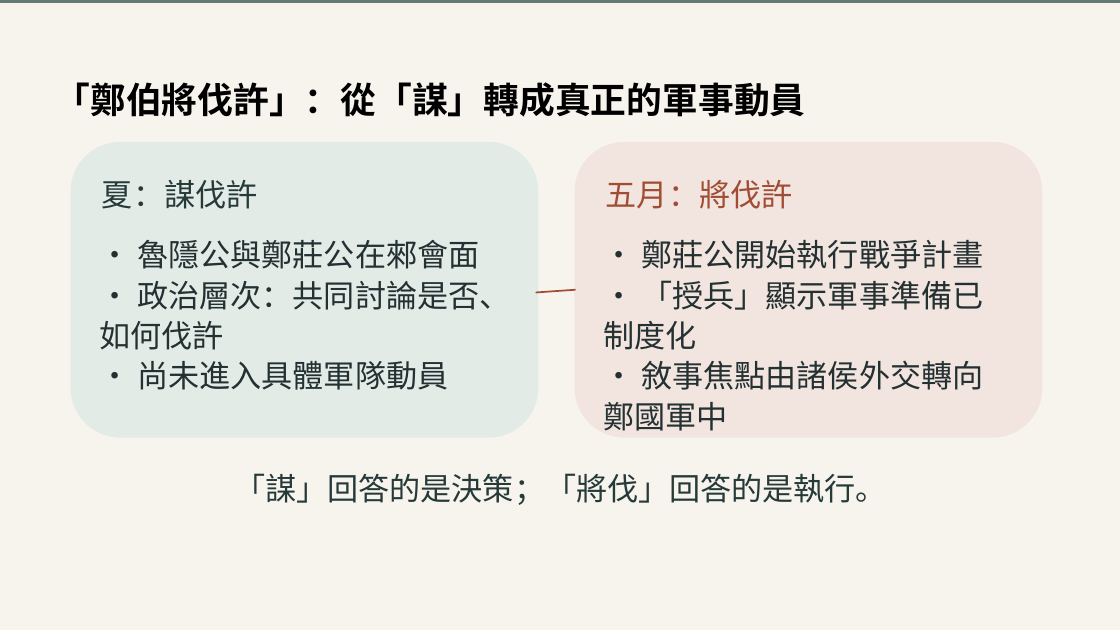
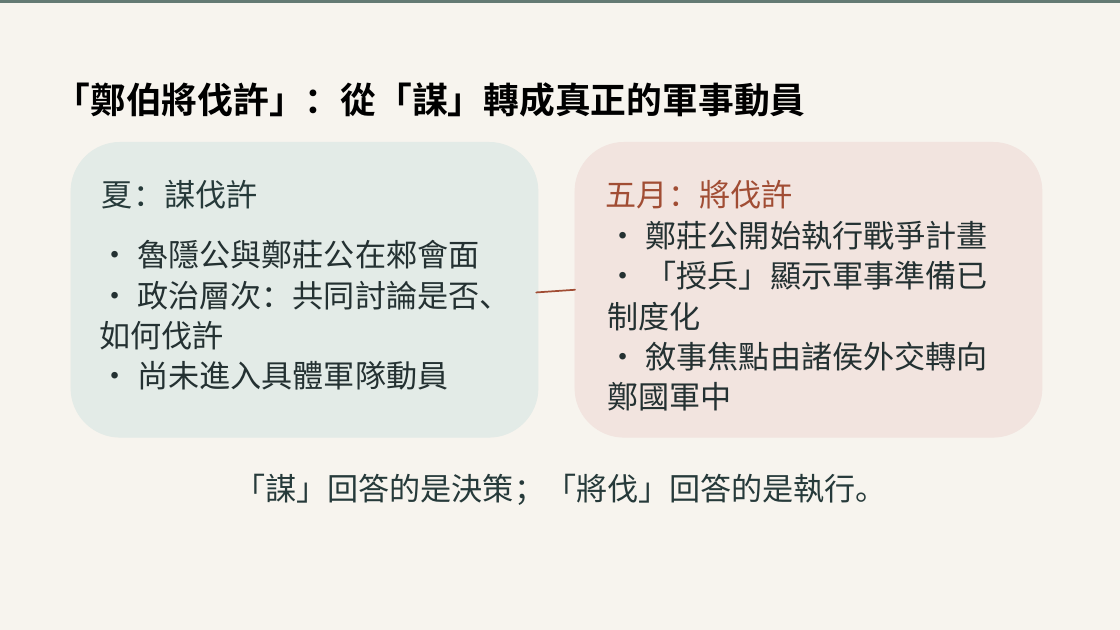
Before and after one commit to sheng12077/fucking_gay_epstein_butt_hole, a slide deck: slide 22 of 第六組.pptx. Drawn at 1120x630 pixels with LibreOffice and Linux fonts; fonts in the diff are those of the drawing. Boxes give left, top, right and bottom in pixels: in the first picture for what was removed or moved away, otherwise in the second. Text is boxed around its words. In the diff, an @@ line names an element or a change of style, - is before the commit and + after.

```diff
--- a/第六組.pptx
+++ b/第六組.pptx
@@ text "• 鄭莊公開始執行戰爭計畫": place and size @@
-text "• 鄭莊公開始執行戰爭計畫" at [603,240,983,431]
+text "• 鄭莊公開始執行戰爭計畫" at [608,221,988,411]
```
Also in this commit, not shown: 1 other slide changed.
